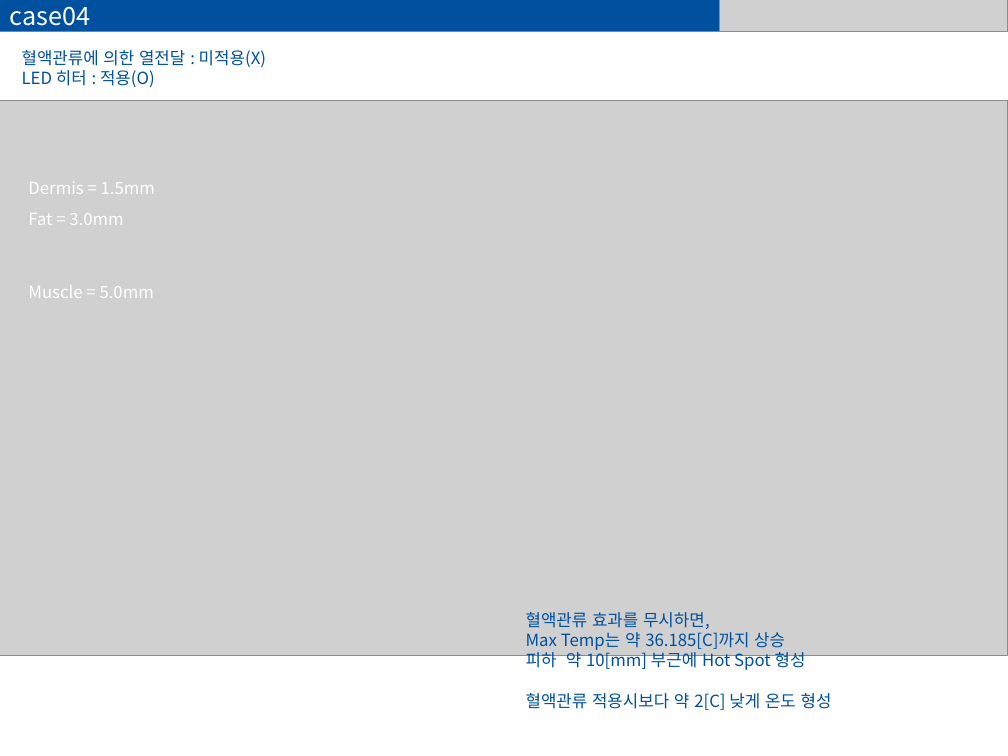
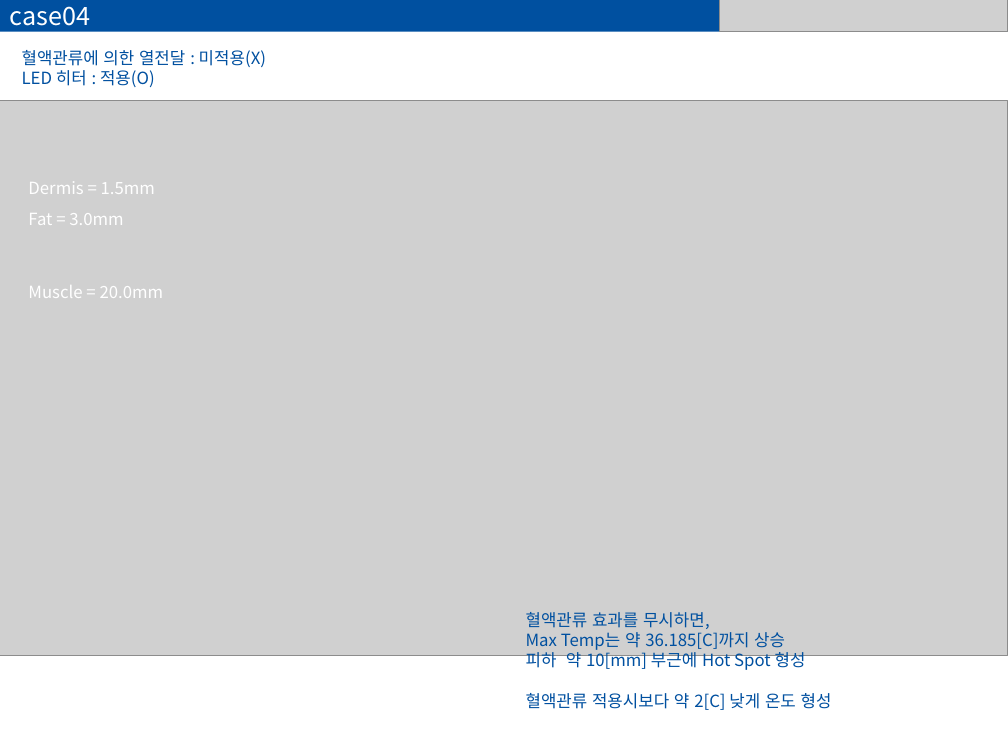
Before and after one commit to dymaxionkim/ElmerFEM_Examples, a slide deck: slide 22 of 20171213_FAT3_CAE/20171217_FAT2_CAE_Bioheat.pptx. Drawn at 1008x756 pixels with LibreOffice and Linux fonts; fonts in the diff are those of the drawing; grey boxes stand for pictures. Boxes give left, top, right and bottom in pixels: in the first picture for what was removed or moved away, otherwise in the second. Text is boxed around its words. In the diff, an @@ line names an element or a change of style, - is before the commit and + after.

```diff
--- a/20171213_FAT3_CAE/20171217_FAT2_CAE_Bioheat.pptx
+++ b/20171213_FAT3_CAE/20171217_FAT2_CAE_Bioheat.pptx
@@ text at box(28, 285, 164, 298): text changed @@
-Muscle = 5.0mm
+Muscle = 20.0mm
```
Also in this commit, not shown: 3 other slides changed, 7 other files.
